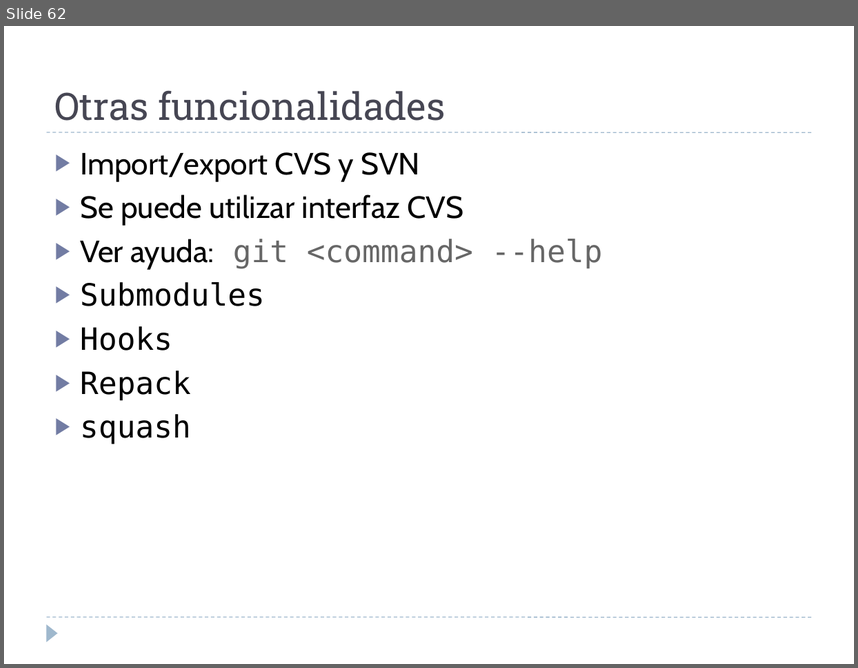
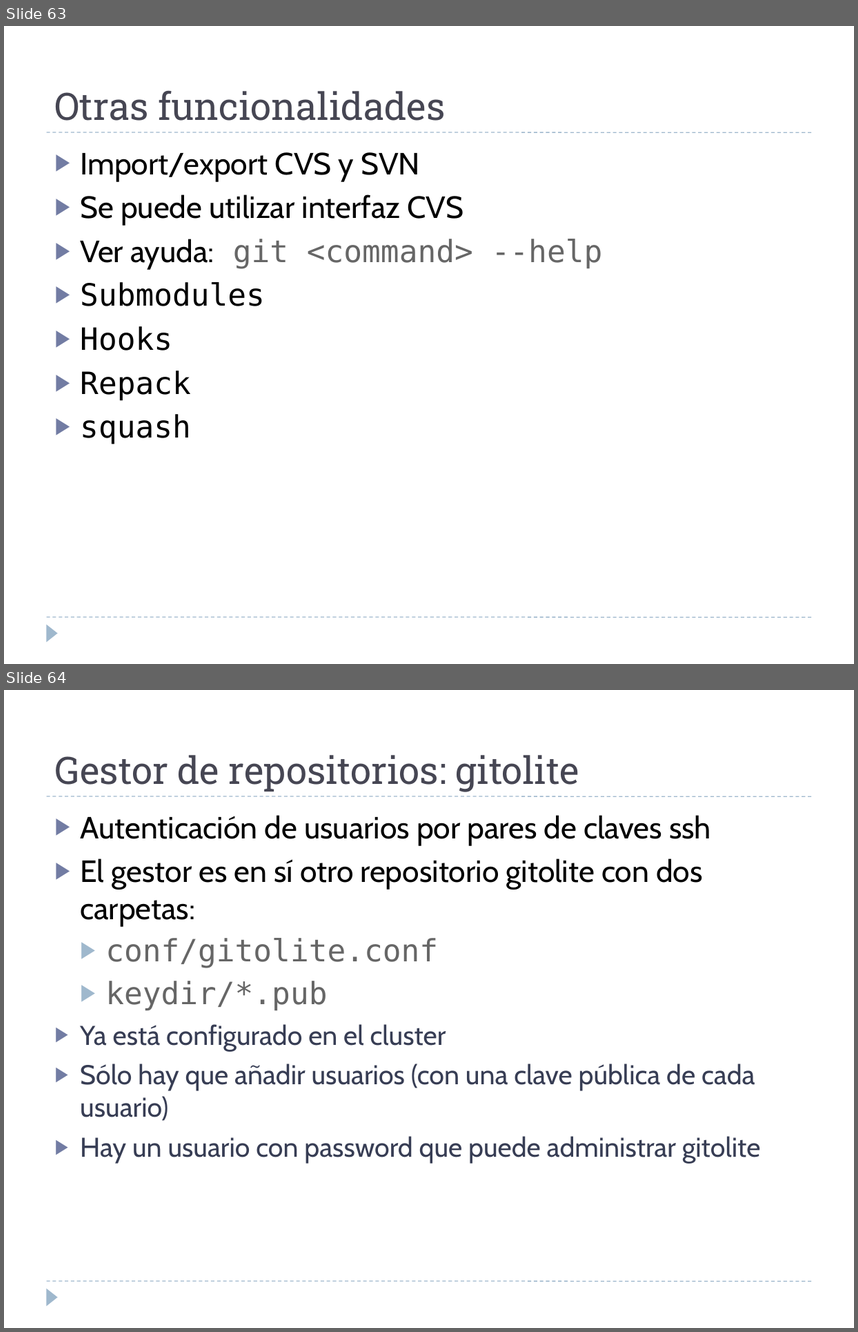
Before and after one commit to martina-if/curso_git, a slide deck: GIT.ppt. Shown one above the other, each under a label of ours: slide 62 before the commit, slides 63 and 64 after it. The pictures are 858x668 and 858x1332 pixels, drawn with LibreOffice and Linux fonts; fonts in the diff are those of the drawing. Boxes give left, top, right and bottom in pixels: in the first picture for what was removed or moved away, otherwise in the second. Text is boxed around its words. In the diff, an @@ line names an element or a change of style, - is before the commit and + after.

```diff
--- a/GIT.ppt
+++ b/GIT.ppt
@@ slide 64 added at [4, 690, 854, 1328], background #FFFFFF; not listed: 3 template elements that a slide beside it also shows @@
@@ text added at [55, 755, 579, 792], 32 pt, text #464653 @@
+Gestor de repositorios: gitolite
@@ text added at [80, 815, 761, 1163], 23 pt, text #373D54 @@
+▶ Autenticación de usuarios por pares de claves ssh
+▶ El gestor es en sí otro repositorio gitolite con dos carpetas:
+  ▶ conf/gitolite.conf
+  ▶ keydir/*.pub
+▶ Ya está configurado en el cluster
+▶ Sólo hay que añadir usuarios (con una clave pública de cada usuario)
+▶ Hay un usuario con password que puede administrar gitolite
@@ what was slide 62 is now slide 63 @@
```
Also in this commit, not shown: 5 slides changed, 2 other slides added, 3 slides removed.
